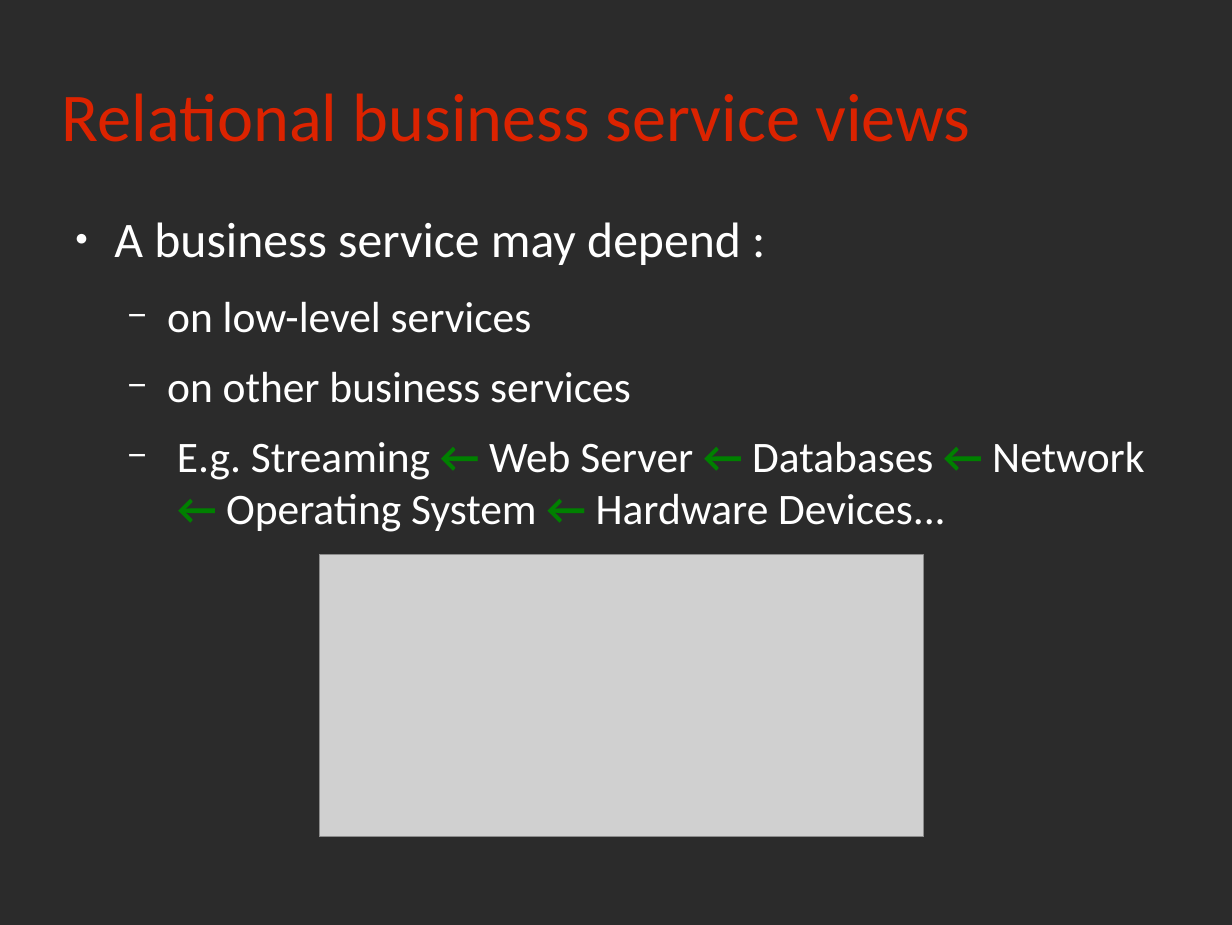
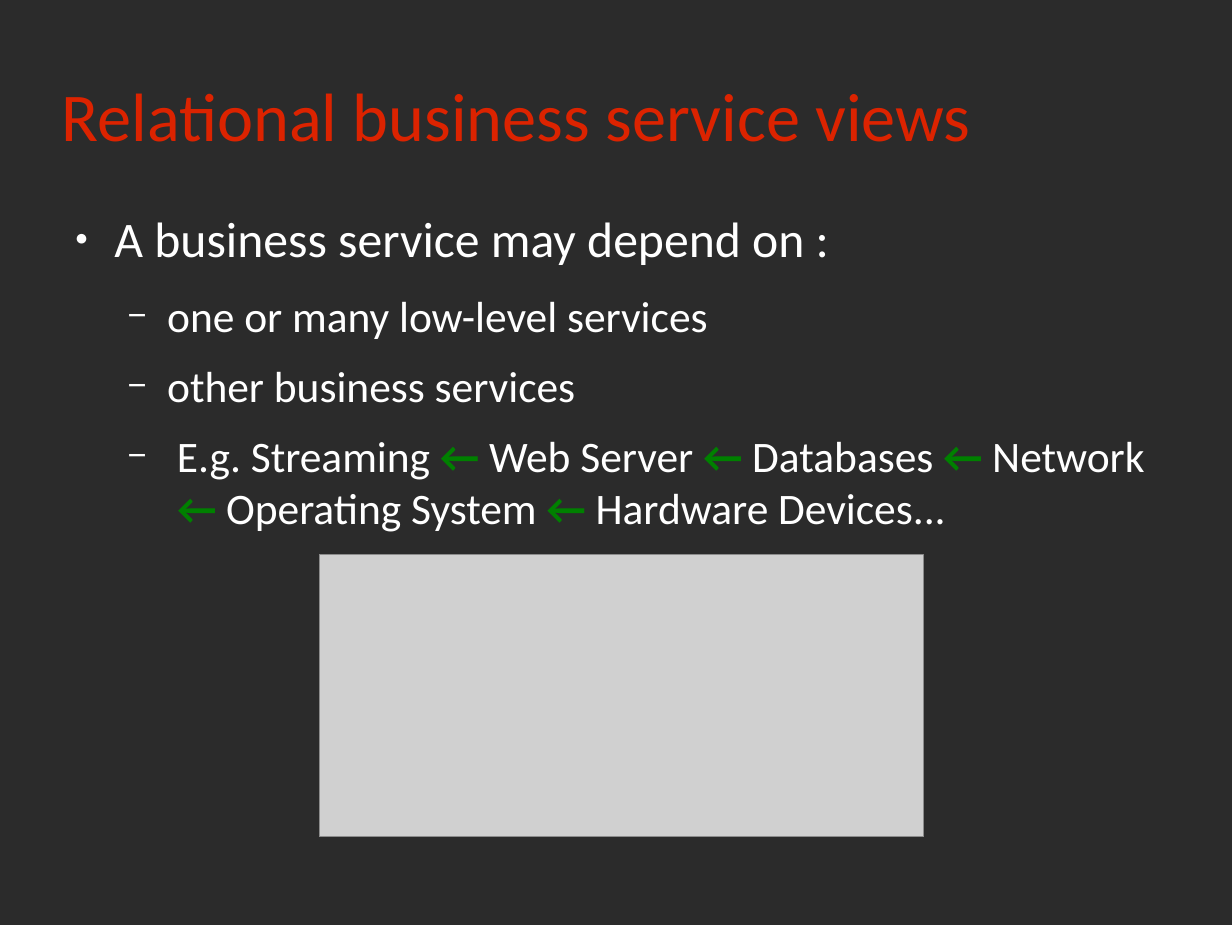
Before and after one commit to rchakode/realopinsight, a slide deck: slide 12 of doc/talks/rmll-2013.odp (slide 11 before the commit). Drawn at 1232x925 pixels with LibreOffice and Linux fonts; fonts in the diff are those of the drawing; grey boxes stand for pictures; background and template pictures are left out; a plain dark background stands for a picture behind light text. Boxes give left, top, right and bottom in pixels: in the first picture for what was removed or moved away, otherwise in the second. Text is boxed around its words. In the diff, an @@ line names an element or a change of style, - is before the commit and + after.

```diff
--- a/doc/talks/rmll-2013.odp
+++ b/doc/talks/rmll-2013.odp
@@ text at [114, 222, 804, 403]: text changed @@
-● A business service may depend :
-  − on low-level services
-  − on other business services
+● A business service may depend on :
+  − one or many low-level services
+  − other business services
```
Also in this commit, not shown: 16 other slides changed, 5 slides added, 2 slides removed.
